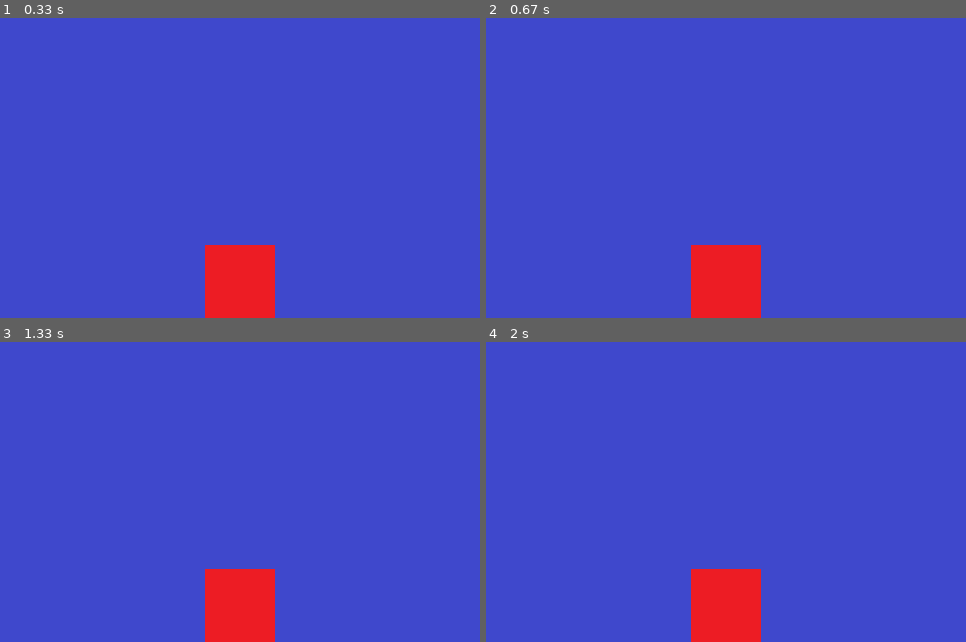
Above: before the commit, frames 1-4 (two rows, left to right).
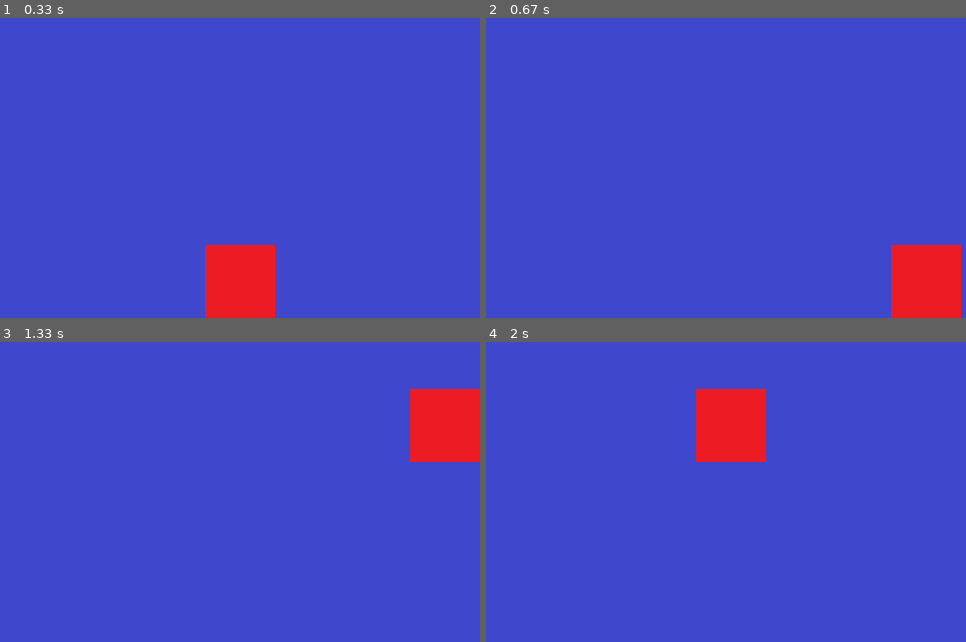
Above: after the commit, the same moments.

Repository: ChaeHyunsic/Python
Game: pygame game, started from pygame_pang/Initial_value.py
Two runs of this game, one before a commit and one after it. Both use one fixed random seed, a clock stepped at 60 frames per second and the inputs below.
Inputs:
- Up to frame 1 (0.33 s): no input
- Up to frame 2 (0.67 s): hold Right from 0.33 s (still down)
- Up to frame 3 (1.33 s): release Right at 0.8 s; hold Up 0.83-1.13 s
- Up to frame 4 (2 s): hold Left from 1.67 s (still down)

Frame 1 is identical in both runs. In frame 2, 7.1% of the frame differs, in the area x 42-99%, y 75-100%; in frame 3, 7.1%; in frame 4, 7.1%.

Commit message:
add keyboard event and fps setting

Diff:
--- a/pygame_pang/Initial_value.py
+++ b/pygame_pang/Initial_value.py
@@ -18,6 +18,14 @@
 character_height = character_size[1]
 character_x_pos = screen_width / 2 - character_width / 2
 character_y_pos = screen_height - character_height
+character_speed = 0.6
+
+# 캐릭터 이동 설정
+current_x_pos = 0
+current_y_pos = 0
+
+# FPS 설정
+clock = pygame.time.Clock()
 
 # 화면 타이틀 설정
 pygame.display.set_caption("pygame_pang")
@@ -25,13 +33,45 @@
 # 게임 진행 루프
 running = True
 while running:
+    fps = clock.tick(60)    # fps를 60으로 설정
     for event in pygame.event.get():  # 사용자의 이벤트 입력 확인
-        if event.type == pygame.QUIT:
+        if event.type == pygame.QUIT:   # 창닫기 이벤트 발생
             running = False
+
+        if event.type == pygame.KEYDOWN:    # 키 눌림 이벤트 발생
+            if event.key == pygame.K_LEFT:
+                current_x_pos -= character_speed
+            elif event.key == pygame.K_RIGHT:
+                current_x_pos += character_speed
+            elif event.key == pygame.K_UP:
+                current_y_pos -= character_speed
+            elif event.key == pygame.K_DOWN:
+                current_y_pos += character_speed
+
+        if event.type == pygame.KEYUP:  # 키 눌림 이벤트 종료
+            if event.key == pygame.K_LEFT or event.key == pygame.K_RIGHT:
+                current_x_pos = 0
+            elif event.key == pygame.K_UP or event.key == pygame.K_DOWN:
+                current_y_pos = 0
+
+    # 키 눌림 이벤트 반영
+    character_x_pos += current_x_pos * fps
+    character_y_pos += current_y_pos * fps
+
+    # 캐릭터 이동가능범위 설정
+    if character_x_pos < 0:
+        character_x_pos = 0
+    elif character_x_pos > screen_width - character_width:
+        character_x_pos = screen_width - character_width
+
+    if character_y_pos < 0:
+        character_y_pos = 0
+    elif character_y_pos > screen_height - character_height:
+        character_y_pos = screen_height - character_height
 
     screen.blit(background, (0, 0))  # 배경 설정 활성화
     screen.blit(character, (character_x_pos, character_y_pos))  # 캐릭터 설정 활성화
 
-    pygame.display.update()  # 변경사항 적용
+    pygame.display.update()  # 변경사항 반영
 
 pygame.quit()  # pygame 종료
